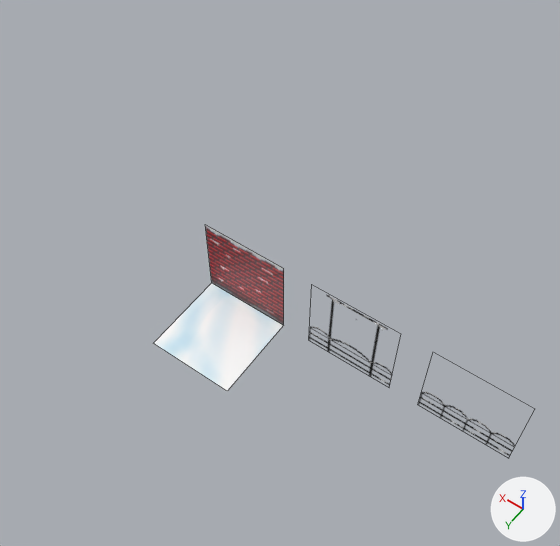
A saved change to the Blender file environment/meshes/environment.blend.
Camera for both pictures: a camera (50 mm lens) standing at (-9.72, 10.21, 21.07) and looking at (-0.67, -2.46, 1.17). The axes (+X, +Y, +Z) are drawn at lower right. The lights are the same throughout. Mesh edges are drawn as thin lines.

The scene before the commit, as lines of its bpy script (objects in view):
```python
me_plane = bpy.data.meshes.new('Plane')
me_plane.from_pydata(...)  # 4 vertices, 1 face; spans x -1.5..1.5, y -1.5, z 0.0..3.0
me_plane.materials.append(mat_fence)
me_plane_001 = bpy.data.meshes.new('Plane.001')
me_plane_001.from_pydata(...)  # 4 vertices, 1 face; spans x -1.5..1.5, y -1.5, z 0.0..3.0
me_plane_001.materials.append(mat_port)
me_plane_002 = bpy.data.meshes.new('Plane.002')
me_plane_002.from_pydata(...)  # 4 vertices, 1 face; spans x -1.5..1.5, y -1.5..1.5, z 0.0
me_plane_002.materials.append(mat_material)  # picture img_snow_png_001
ob_fence_col = bpy.data.objects.new('fence.col', me_plane)
ob_fence_col.location = (-8.0, 0.0, 0.0)
ob_gate_col = bpy.data.objects.new('gate.col', me_plane_001)
ob_gate_col.location = (-4.0, 0.0, 0.0)
ob_snow_col = bpy.data.objects.new('snow.col', me_plane_002)
ob_snow_col.location = (0.0, 0.0, 0.0)
# also in view: 'brick_wall.col' at (0.0, -1.5, 1.5)
```
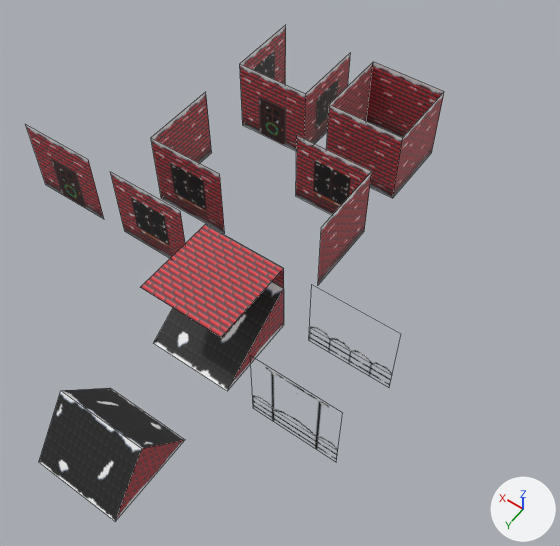
The change, as a list of edits to the scene's bpy script:
```text
Change ob_fence_col:
    ob_fence_col.location: (-8.0, 0.0, 0.0) -> (-4.0, 0.0, 0.0)
Change ob_gate_col:
    ob_gate_col.location: (-4.0, 0.0, 0.0) -> (-4.0, 3.0, 0.0)
Add ob_brick_no_snow_col:
    ob_brick_no_snow_col = bpy.data.objects.new('brick_no_snow.col', me_plane_022)  # 4 vertices, 1 face; spans x -1.5..1.5, y -1.5..1.5, z 3.0; in mat_material_002 (picture img_brick_no_snow_png)
    ob_brick_no_snow_col.location = (0.0, 0.0, 0.0)
Add ob_roof_1_tile_col:
    ob_roof_1_tile_col = bpy.data.objects.new('roof_1_tile.col', me_plane_018)  # 12 vertices, 4 faces; spans x -1.5..1.5, y -1.5..1.5, z 0.0..2.0; in mat_roof (picture img_roof_black_png), mat_material_001 (picture img_brick_wall_no_shadow_png)
    ob_roof_1_tile_col.location = (0.0, 5.0, 0.0)
Add ob_roof_col:
    ob_roof_col = bpy.data.objects.new('roof.col', me_plane_014)  # 10 vertices, 3 faces; spans x -1.5..1.5, y -1.5..1.5, z 0.0..2.0; in mat_roof (picture img_roof_black_png), mat_brick_roof_corner (picture img_brick_wall_no_shadow_png), mat_brick_roof_corner_flip (picture img_brick_wall_no_shadow_png)
    ob_roof_col.location = (0.0, 0.0, 0.0)
Add ob_brick_wall_all_sides_col:
    ob_brick_wall_all_sides_col = bpy.data.objects.new('brick_wall_all_sides.col', me_plane_010)  # 16 vertices, 4 faces; spans x -1.5..1.5, y -1.5..1.5, z 0.0..3.0; in mat_brick_wall (picture img_brick_wall_png)
    ob_brick_wall_all_sides_col.location = (0.0, -10.0, 0.0)
Add ob_brick_wall_corner_in_col:
    ob_brick_wall_corner_in_col = bpy.data.objects.new('brick_wall_corner_in.col', me_plane_009)  # 8 vertices, 2 faces; spans x -1.5..1.5, y -1.5..1.5, z 0.0..3.0; in mat_brick_wall (picture img_brick_wall_png), mat_brick_wall_window (picture img_brick_wall_window_png)
    ob_brick_wall_corner_in_col.location = (0.0, -5.0, 0.0)
Add ob_brick_wall_end_col:
    ob_brick_wall_end_col = bpy.data.objects.new('brick_wall_end.col', me_plane_008)  # 12 vertices, 3 faces; spans x -1.5..1.5, y -1.5..1.5, z 0.0..3.0; in mat_brick_wall_window (picture img_brick_wall_window_png), mat_brick_wall_door (picture img_brtick_wall_door_png)
    ob_brick_wall_end_col.location = (4.0, -10.0, 0.0)
Add ob_brick_wall_corner_col:
    ob_brick_wall_corner_col = bpy.data.objects.new('brick_wall_corner.col', me_plane_007)  # 8 vertices, 2 faces; spans x -1.5..1.5, y -1.5..1.5, z 0.0..3.0; in mat_brick_wall (picture img_brick_wall_png), mat_brick_wall_window (picture img_brick_wall_window_png)
    ob_brick_wall_corner_col.location = (4.0, -5.0, 0.0)
Add ob_brick_wall_door_col:
    ob_brick_wall_door_col = bpy.data.objects.new('brick_wall_door.col', me_plane_005)  # 4 vertices, 1 face; spans x -1.5..1.5, y -1.5, z 0.0..3.0; in mat_brick_wall_door (picture img_brtick_wall_door_png)
    ob_brick_wall_door_col.location = (8.0, 0.0, 0.0)
Add ob_brick_wall_window_col:
    ob_brick_wall_window_col = bpy.data.objects.new('brick_wall_window.col', me_plane_004)  # 4 vertices, 1 face; spans x -1.5..1.5, y -1.5, z 0.0..3.0; in mat_brick_wall_window (picture img_brick_wall_window_png)
    ob_brick_wall_window_col.location = (4.0, 0.0, 0.0)
```

Boxes (x1, y1, x2, y2) around the edits, measured in the pictures (560 x 546 px):
'roof_1_tile.col', added (black)
    after: (39, 388, 185, 521)
'brick_wall_all_sides.col', added (brown)
    after: (326, 62, 444, 198)
'brick_no_snow.col', added (red)
    after: (141, 225, 284, 337)
'brick_wall_end.col', added (brown)
    after: (240, 25, 350, 151)
'roof.col', added (black)
    after: (153, 282, 284, 391)
'brick_wall_corner_in.col', added
    after: (296, 136, 372, 285)
'brick_wall_corner.col', added (brown)
    after: (151, 92, 225, 234)
'brick_wall_window.col', added
    after: (110, 172, 185, 258)
'brick_wall_door.col', added (brown)
    after: (26, 125, 104, 219)
'gate.col', moved
    before: (309, 294, 392, 386)
    after: (252, 367, 338, 460)
'fence.col', moved
    before: (418, 392, 515, 457)
    after: (309, 326, 392, 386)
'snow.col', unchanged, covered by the edit
    before: (153, 283, 283, 391)
'brick_wall.col', unchanged, covered by the edit
    before: (205, 225, 284, 325)
    after: (272, 269, 284, 289)
